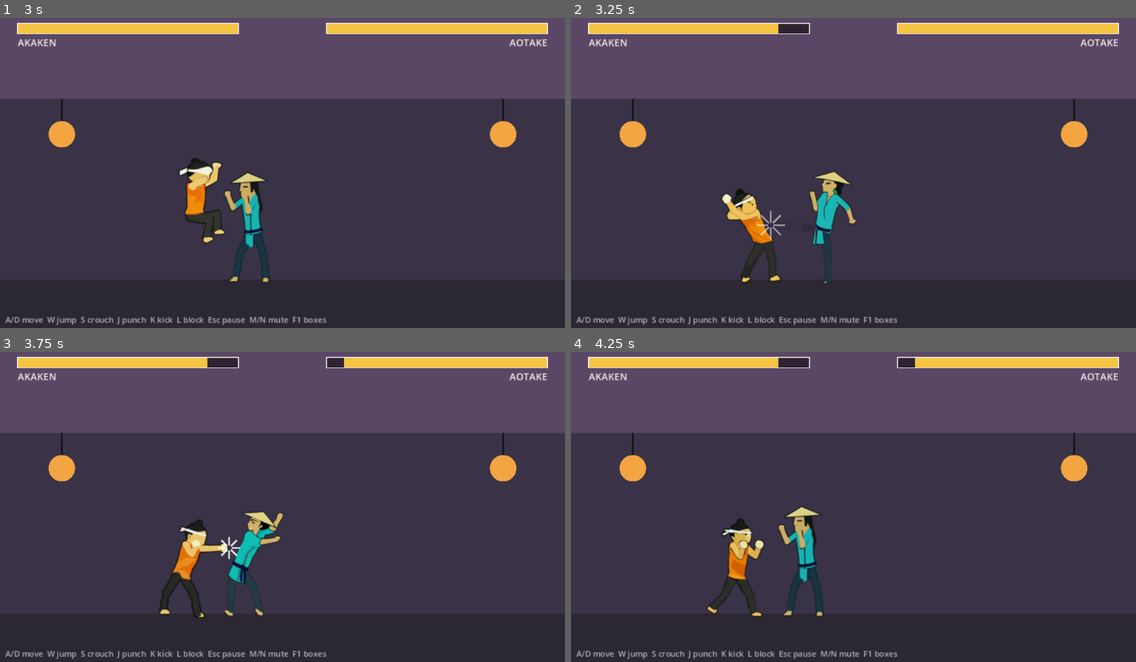
Above: before the commit, frames 1-4 (two rows, left to right).
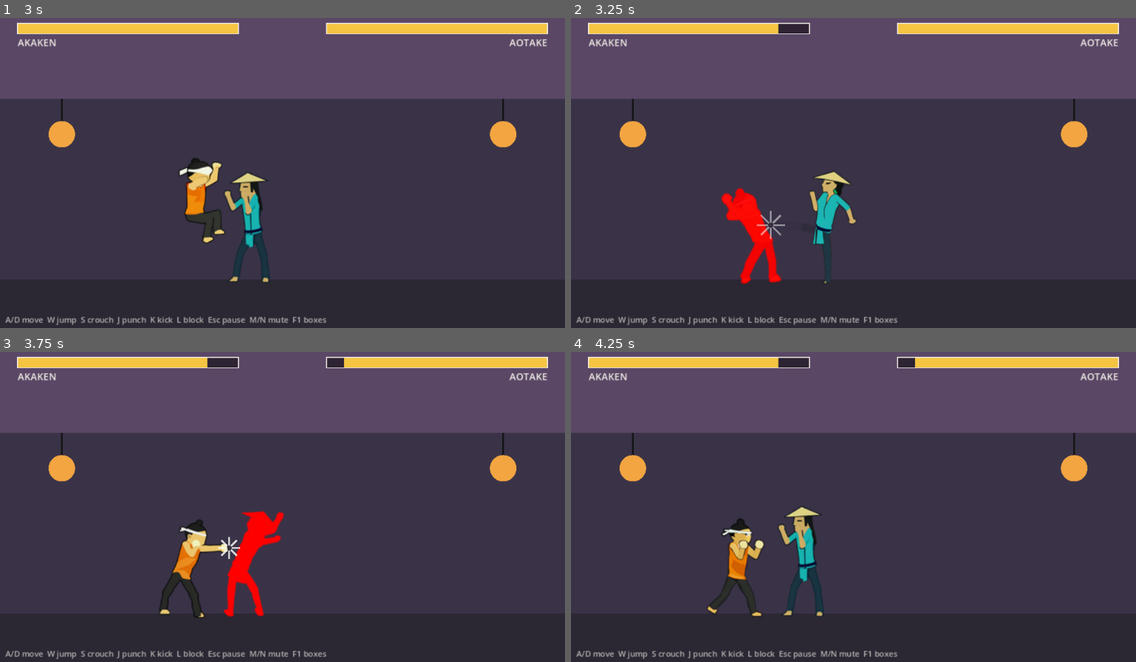
Above: after the commit, the same moments.

Repository: Zhaohui-Li111/walker-dusk-duel-zhaohui-li
Game: Godot game, scene res://game/main.tscn
The game is run twice, just before and just after one commit, with the same random seed, the same clock (stepped at 60 frames per second) and the same inputs.
Inputs:
- Up to frame 1 (3 s): tap Enter (confirm) at 0.5 s; hold D (p1_right) 0.53-1.28 s; hold Enter (confirm) 0.53-1.28 s; tap W (p1_jump) at 0.77, 1.52 s; hold Down 1.28-2.03 s; tap L (p1_block) at 1.35 s; hold D (p1_right) 2.03-2.78 s; hold S (p1_crouch) 2.03-2.78 s; hold Up from 2.78 s (still down); tap K (p1_kick) at 2.85 s
- Up to frame 2 (3.25 s): keep holding Up; tap W (p1_jump) at 3.02 s
- Up to frame 3 (3.75 s): release Up at 3.53 s; hold A (p1_left) from 3.53 s (still down); tap J (p1_punch) at 3.6 s
- Up to frame 4 (4.25 s): keep holding A (p1_left); tap W (p1_jump) at 3.77 s

Frame 1 is identical in both runs. In frame 2, 1.3% of the frame differs, in the area x 26-38%, y 54-86%; in frame 3, 1.4%, in the area x 39-51%, y 51-86%; in frame 4, nothing differs.

Commit message:
Hurt flash driver node and per-fighter material (agent, step 1)
claude -p session-2b: success, 16 turns, end_turn; one denial (a chained command), rerun as two allowed wrapper calls. New godot/fighter/hurt_flash.gd under Sprite2D; one node added to fighter.tscn; no existing script, test or .gdshader changed. The .uid was generated afterwards by --import. Unedited.

Co-Authored-By: Claude Opus 5.5 <noreply@anthropic.com>

Diff:
--- a/godot/fighter/fighter.tscn
+++ b/godot/fighter/fighter.tscn
@@ -1,6 +1,7 @@
-[gd_scene load_steps=2 format=3]
+[gd_scene load_steps=3 format=3]
 
 [ext_resource type="Script" path="res://fighter/fighter.gd" id="1_fighter"]
+[ext_resource type="Script" path="res://fighter/hurt_flash.gd" id="2_hurt_flash"]
 
 [node name="Fighter" type="Node2D"]
 script = ExtResource("1_fighter")
@@ -8,3 +9,6 @@
 [node name="Sprite2D" type="Sprite2D" parent="."]
 show_behind_parent = true
 centered = false
+
+[node name="HurtFlash" type="Node" parent="Sprite2D"]
+script = ExtResource("2_hurt_flash")
--- /dev/null
+++ b/godot/fighter/hurt_flash.gd
@@ -0,0 +1,28 @@
+extends Node
+## Hurt flash driver (A5). A child of the fighter's Sprite2D. Gives that sprite its own
+## ShaderMaterial of hurt_flash.gdshader, so a hit on one fighter never flashes the other, and
+## sets hurt_amount once per physics tick from the fighter's state. Presentation only: it reads
+## state and stun and never writes game state. flash_color keeps the shader's default.
+
+const SHADER := preload("res://shaders/hurt_flash.gdshader")
+
+var material: ShaderMaterial
+
+@onready var sprite: Sprite2D = get_parent()
+@onready var fighter: Fighter = sprite.get_parent()
+
+
+func _ready() -> void:
+	# main.gd steps the fighters at the default priority 0; a higher value runs after it, so the
+	# value set here is the one for the state of this same tick.
+	process_physics_priority = 100
+	material = ShaderMaterial.new()
+	material.shader = SHADER
+	sprite.material = material
+
+
+func _physics_process(_delta: float) -> void:
+	var amount := 0.0
+	if fighter.state == "hurt":
+		amount = float(fighter.stun) / float(Fighter.HITSTUN)
+	material.set_shader_parameter("hurt_amount", amount)
Not shown, added: godot/fighter/hurt_flash.gd.uid
Not shown, added: sessions/session-2b-step1.jsonl
Not shown, added: sessions/session-2b-step1.result.md
